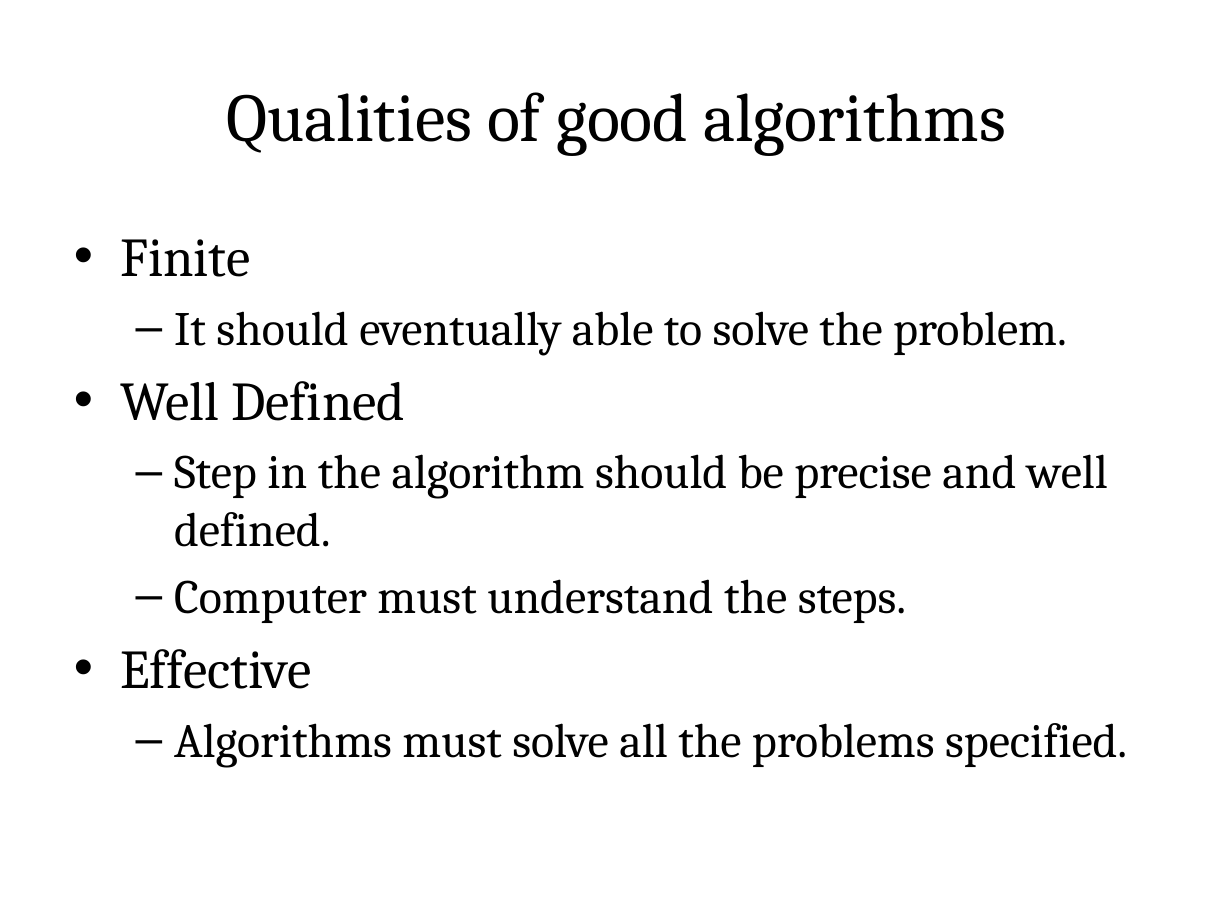
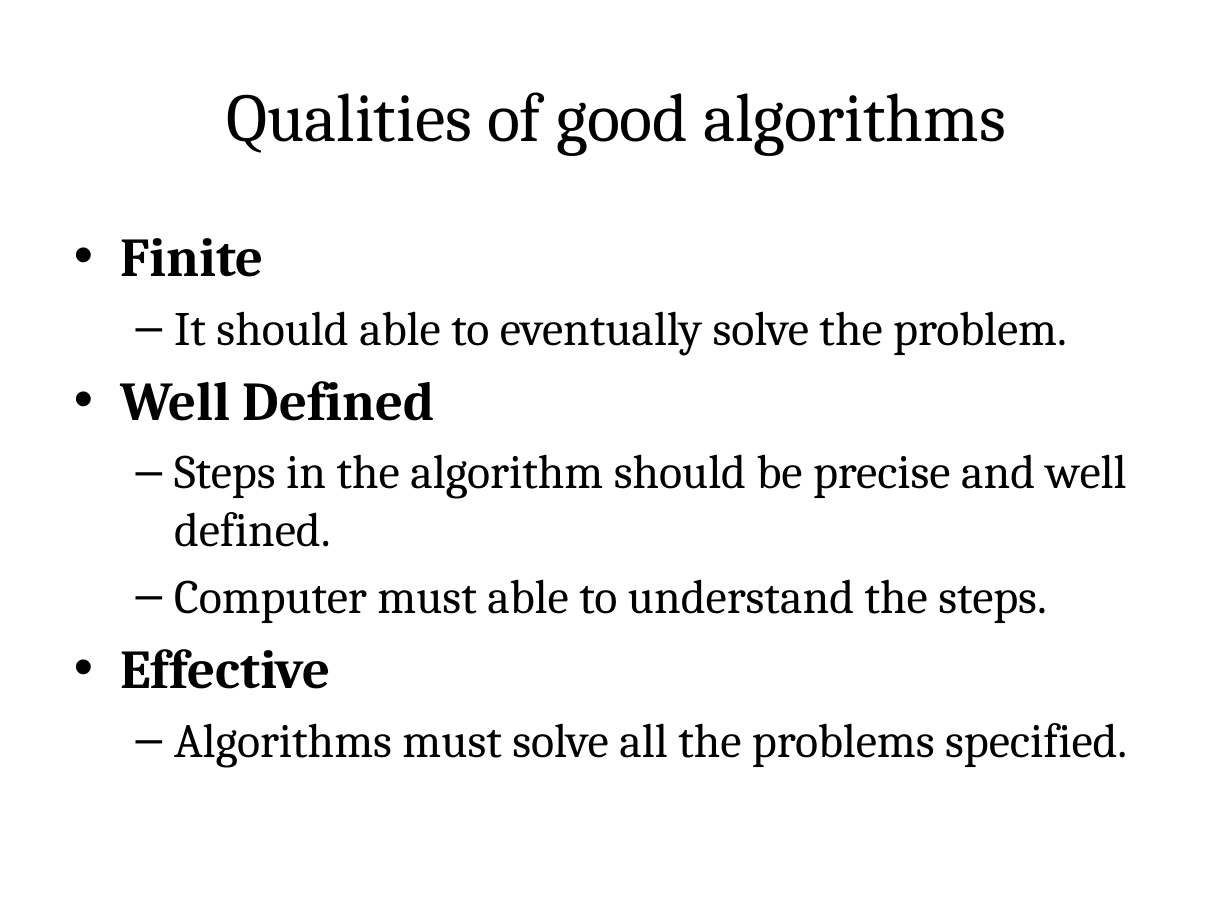
Before and after one commit to rajasekaran36/GE8151-Problem-Solving-and-Python-Programming, a slide deck: slide 9 of Slides/Unit 1/GE8151-U1-1-Algorithms.pptx. Drawn at 1232x924 pixels with LibreOffice and Linux fonts; fonts in the diff are those of the drawing. Boxes give left, top, right and bottom in pixels: in the first picture for what was removed or moved away, otherwise in the second. Text is boxed around its words. In the diff, an @@ line names an element or a change of style, - is before the commit and + after.

```diff
--- a/Slides/Unit 1/GE8151-U1-1-Algorithms.pptx
+++ b/Slides/Unit 1/GE8151-U1-1-Algorithms.pptx
@@ text at [120,238,435,689]: bold on in "Finite", "Well Defined", "Effective" @@
@@ text at [174,311,1067,355]: text changed @@
-  – It should eventually able to solve the problem.
+  – It should able to eventually solve the problem.
@@ text at [174,454,1127,623]: text changed @@
-  – Step in the algorithm should be precise and well defined.
-  – Computer must understand the steps.
+  – Steps in the algorithm should be precise and well defined.
+  – Computer must able to understand the steps.
```
Also in this commit, not shown: 3 other slides changed, 3 other files.
